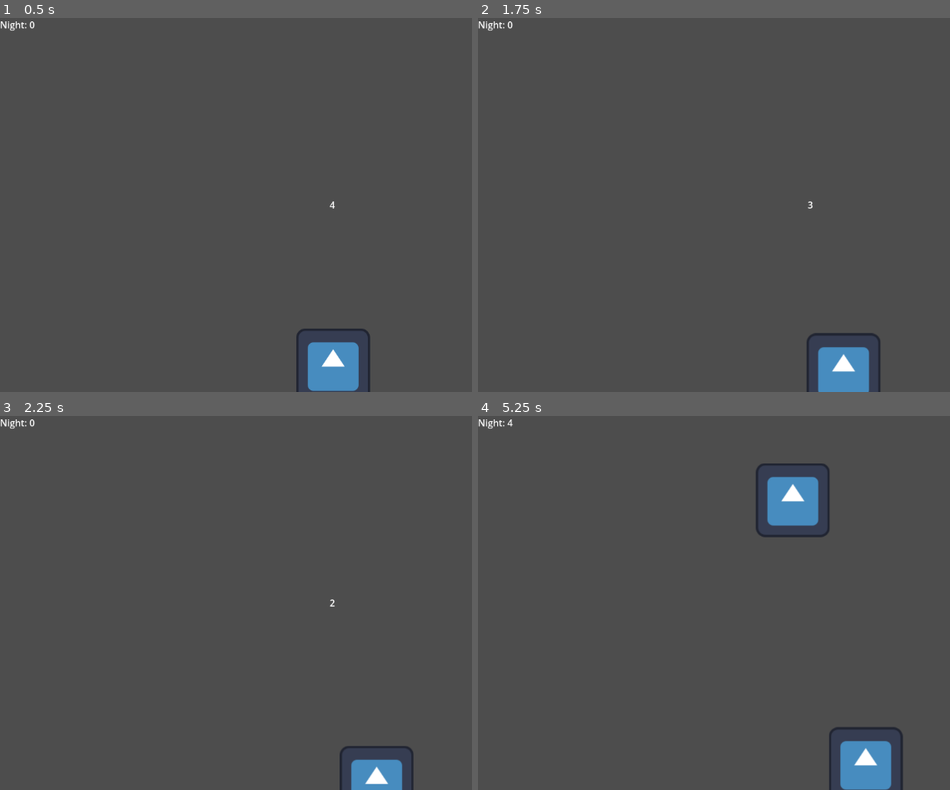
Above: before the commit, frames 1-4 (two rows, left to right).
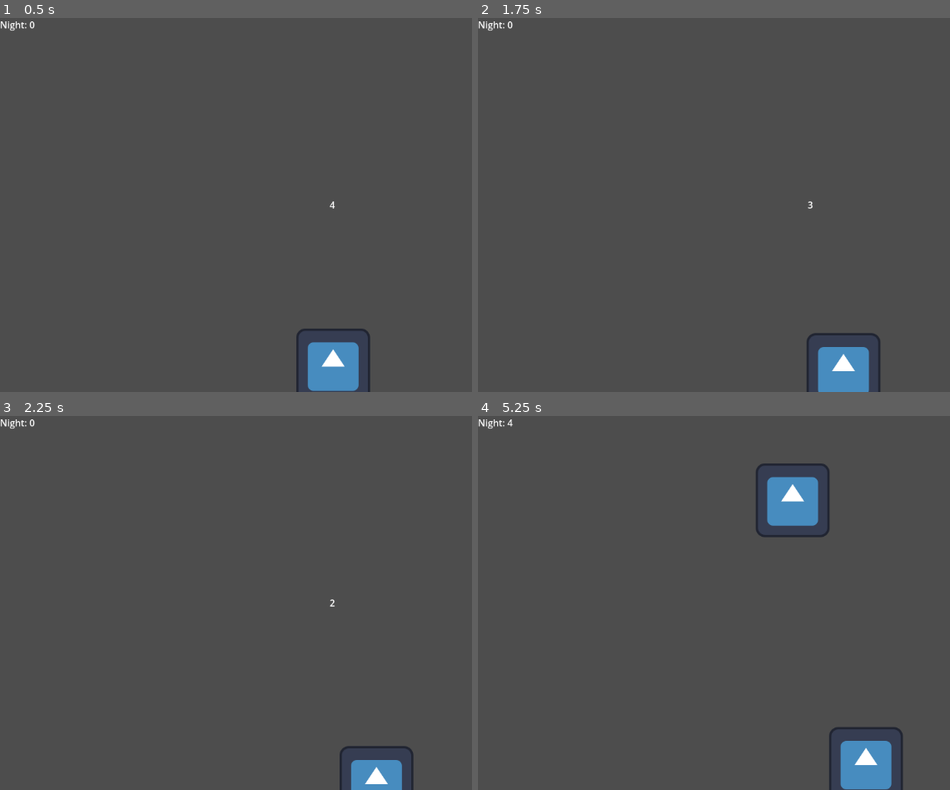
Above: after the commit, the same moments.

Repository: SpyderXN/Ignite
Game: Godot game, scene res://Main/main.tscn
The game is run twice, just before and just after one commit, with the same random seed, the same clock (stepped at 60 frames per second) and the same inputs. The engine's default icon, where the game draws it, is replaced by a stand-in: a white triangle on a blue panel in a dark square.
Inputs:
- Up to frame 1 (0.5 s): no input
- Up to frame 2 (1.75 s): tap Enter at 0.5 s; hold D (RIGHT) 0.53-1.28 s; tap Q (DROP) at 0.6 s; hold S (DOWN) from 1.28 s (still down); tap E (PICKUP) at 1.35 s
- Up to frame 3 (2.25 s): release S (DOWN) at 2.03 s; hold D (RIGHT) from 2.03 s (still down); tap Q (DROP) at 2.1 s
- Up to frame 4 (5.25 s): release D (RIGHT) at 2.78 s; hold W (UP) 2.78-3.53 s; tap E (PICKUP) at 2.85, 4.35 s; hold A (LEFT) 3.53-5.03 s; tap Q (DROP) at 3.6, 5.1 s; hold S (DOWN) from 5.03 s (still down)

Frame 1 is identical in both runs. In frame 2, less than 0.1% of the frame differs, in the area x 72-82%, y 87-95%; in frame 3, less than 0.1%; in frame 4, 0.1%, in the area x 61-88%, y 16-100%.

Commit message:
Assets
Added some assets to the projects.

Diff:
--- a/Lanterns/lanterns.tscn
+++ b/Lanterns/lanterns.tscn
@@ -1,7 +1,7 @@
 [gd_scene load_steps=7 format=3 uid="uid://yjlw8cw1ine4"]
 
 [ext_resource type="Script" uid="uid://bs6cfg3j5qltj" path="res://Lanterns/lanterns.gd" id="1_rasik"]
-[ext_resource type="Texture2D" uid="uid://ci32c35yak8p4" path="res://icon.svg" id="2_uglff"]
+[ext_resource type="Texture2D" uid="uid://dcu8m8ryk4d8h" path="res://Assets/Spooky.png" id="2_uglff"]
 [ext_resource type="Script" uid="uid://fcvodmhm7h5u" path="res://Lanterns/damage_area.gd" id="3_uglff"]
 
 [sub_resource type="RectangleShape2D" id="RectangleShape2D_j0373"]
--- a/project.godot
+++ b/project.godot
@@ -56,4 +56,5 @@
 
 [rendering]
 
+textures/canvas_textures/default_texture_filter=0
 renderer/rendering_method="mobile"
Binary file added: Assets/Ghost.png
Not shown, added: Assets/Ghost.png.import
Binary file added: Assets/Masked.png
Not shown, added: Assets/Masked.png.import
Binary file added: Assets/Spooky.png
Not shown, added: Assets/Spooky.png.import
